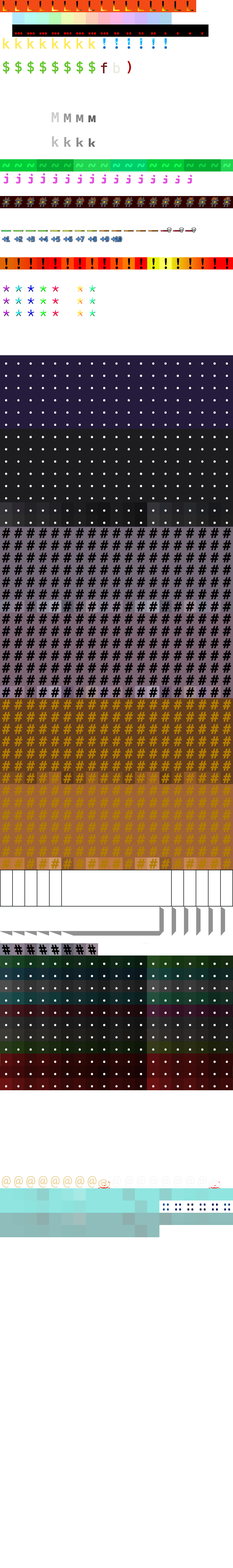
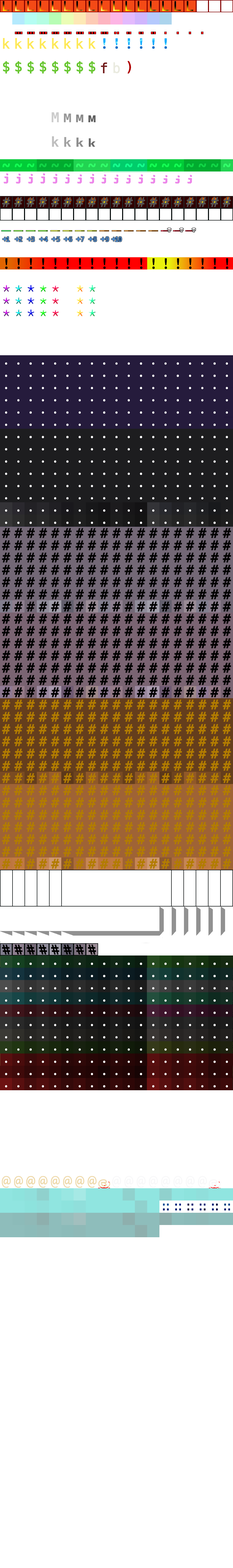
Comparing the layer stacks of the two 233 x 1568 images. Changes:
painted on "Layer #1" over (0, 0, 233, 1211)
painted on "Pasted Layer #1" over (3, 24, 209, 270)
